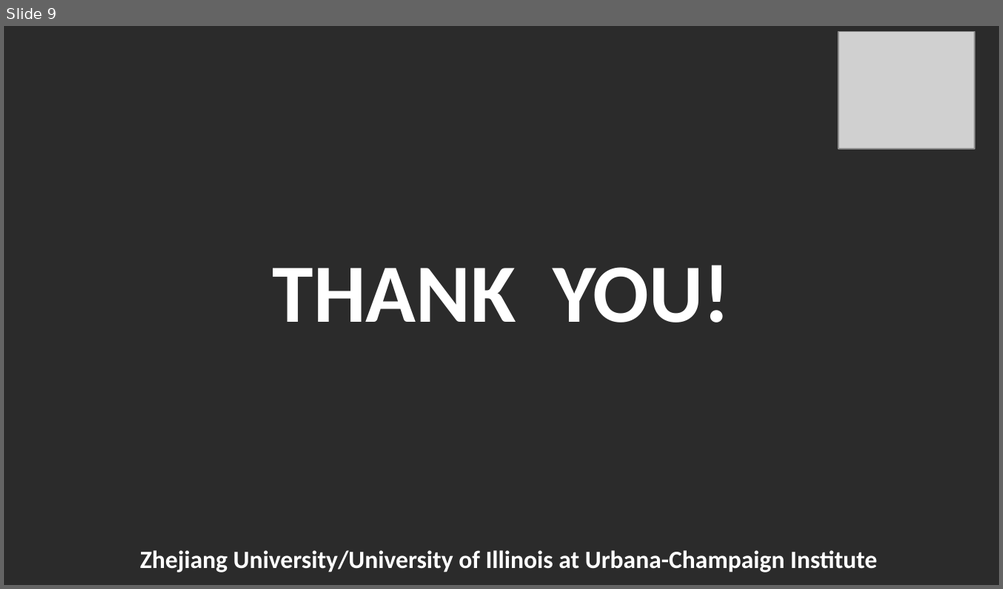
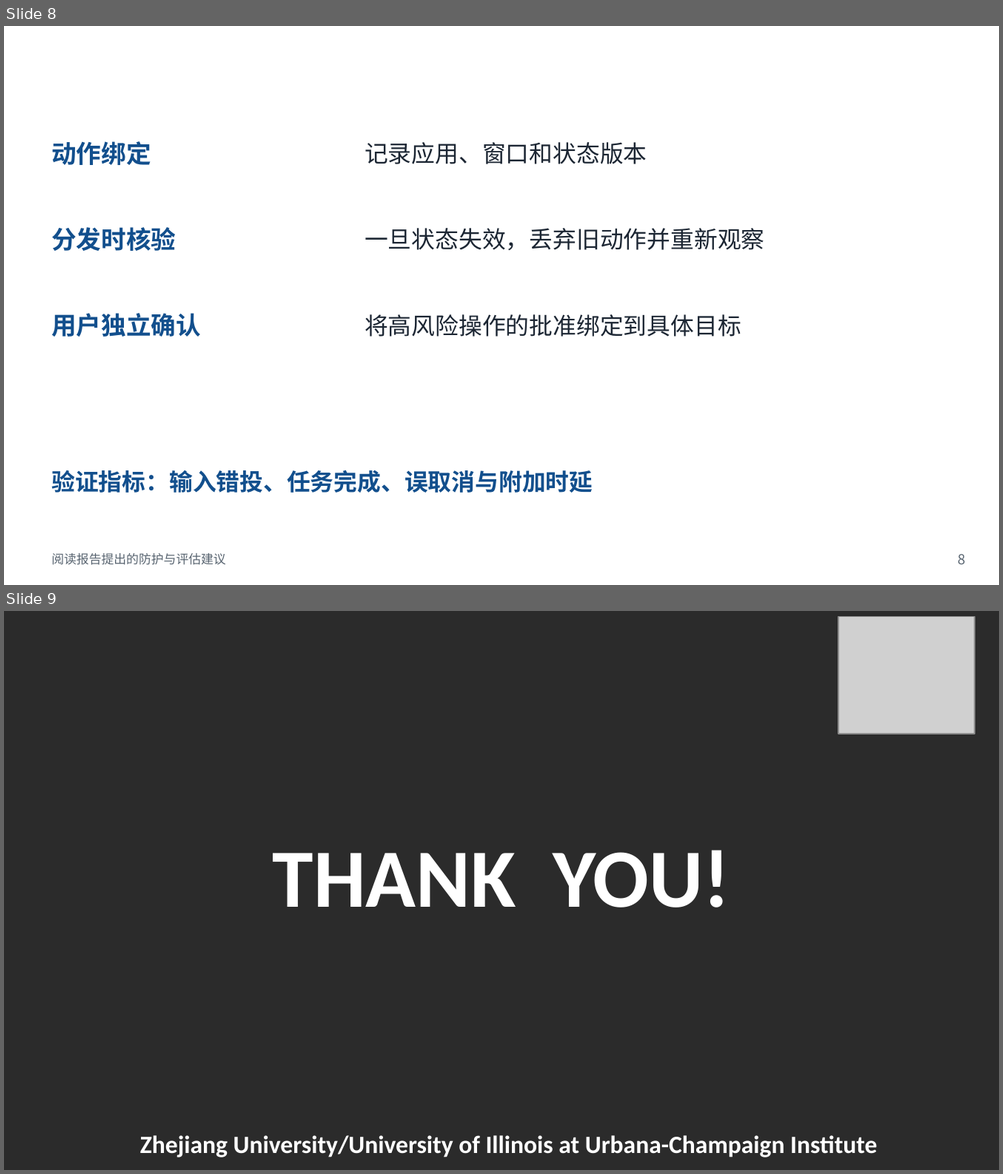
Before and after one commit to Novakru/ZJU-assignment-reports, a slide deck: review/presentation-zh.pptx. Shown one above the other, each under a label of ours: slide 9 before the commit, slides 8 and 9 after it. The pictures are 1003x589 and 1003x1174 pixels, drawn with LibreOffice and Linux fonts; fonts in the diff are those of the drawing; grey boxes stand for pictures; background and template pictures are left out; a plain dark background stands for a picture behind light text. Boxes give left, top, right and bottom in pixels: in the first picture for what was removed or moved away, otherwise in the second. Text is boxed around its words. In the diff, an @@ line names an element or a change of style, - is before the commit and + after.

```diff
--- a/review/presentation-zh.pptx
+++ b/review/presentation-zh.pptx
@@ slide 8 added at bbox=[4, 26, 999, 585], background #FFFFFF @@
@@ text added at bbox=[36, 30, 782, 69], 18 pt, text #FFFFFF, bold @@
+在输入分发时核验上下文
@@ text added at bbox=[911, 28, 976, 66], 18 pt, text #FFFFFF, bold @@
+ZJUI
@@ text added at bbox=[51, 141, 151, 165], 18 pt, text #124F8D, bold @@
+动作绑定
@@ text added at bbox=[364, 142, 646, 164], 17 pt, text #1C2633 @@
+记录应用、窗口和状态版本
@@ text added at bbox=[51, 227, 176, 251], 18 pt, text #124F8D, bold @@
+分发时核验
@@ text added at bbox=[364, 228, 764, 250], 17 pt, text #1C2633 @@
+一旦状态失效，丢弃旧动作并重新观察
@@ text added at bbox=[51, 313, 201, 337], 18 pt, text #124F8D, bold @@
+用户独立确认
@@ text added at bbox=[364, 315, 741, 337], 17 pt, text #1C2633 @@
+将高风险操作的批准绑定到具体目标
@@ text added at bbox=[51, 470, 592, 493], 17 pt, text #124F8D, bold @@
+验证指标：输入错投、任务完成、误取消与附加时延
@@ text added at bbox=[51, 554, 225, 565], 9 pt, text #586470 @@
+阅读报告提出的防护与评估建议
@@ text added at bbox=[958, 554, 965, 565], 10 pt, text #586470 @@
+8
```
Also in this commit, not shown: 1 slide changed, 8 other slides added, 9 slides removed, 22 other files.
